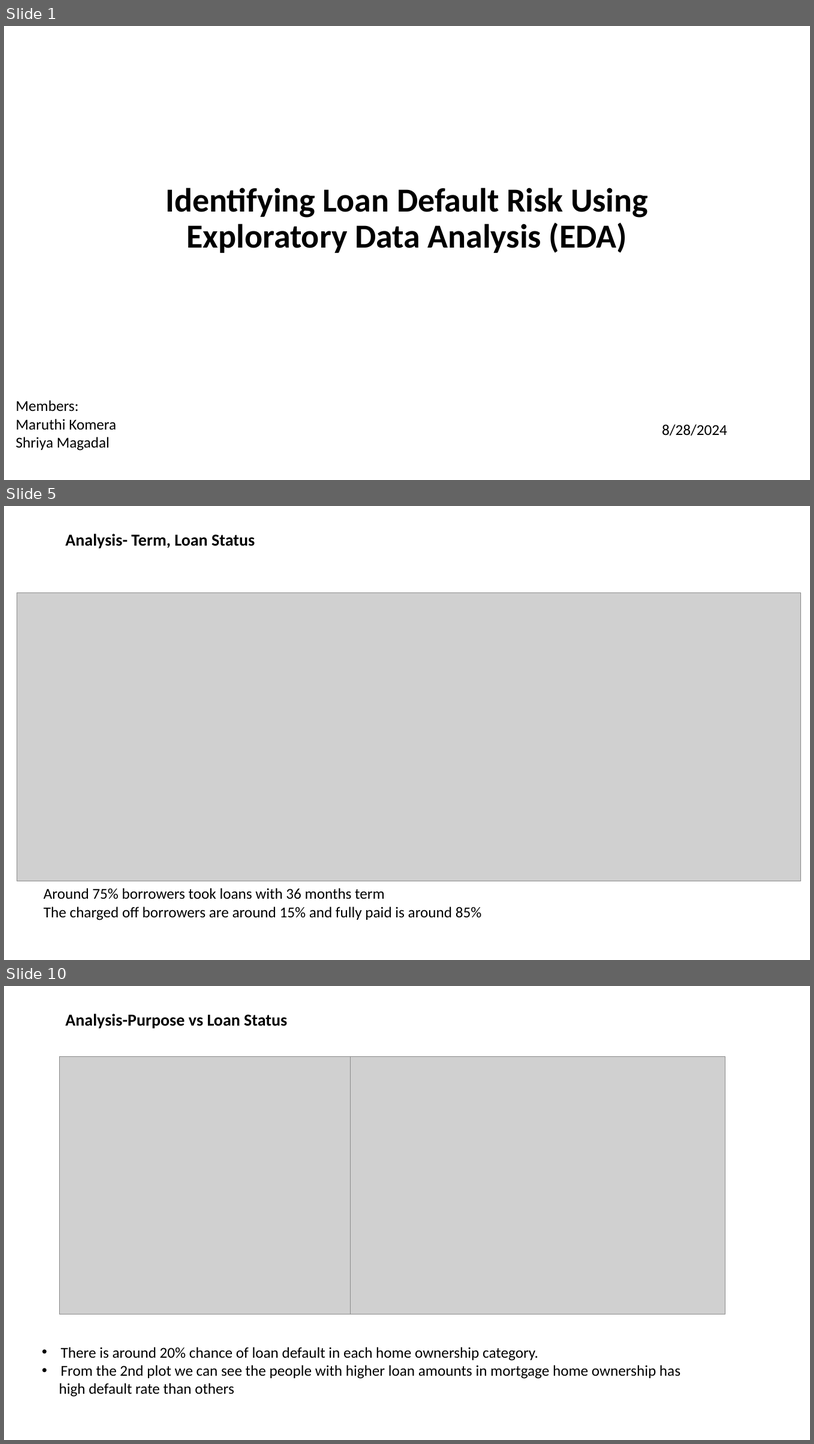
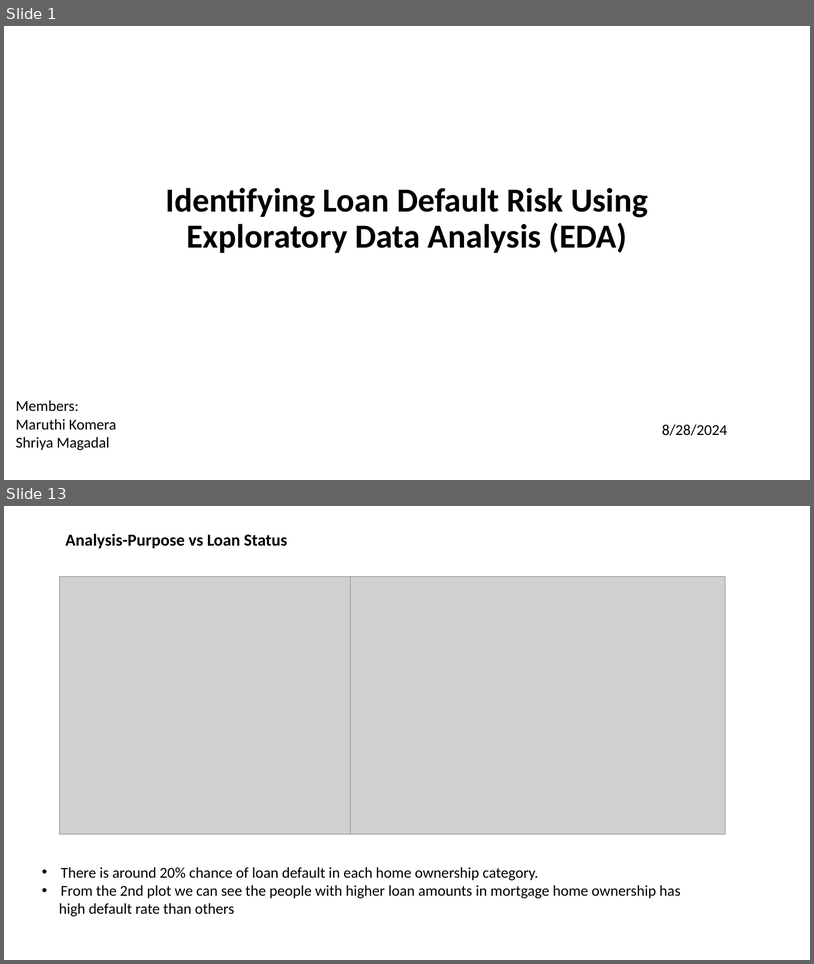
Before and after one commit to mkomera/Lending_ClubCase_Study, a slide deck: Lending_Club_Case_study.pptx. Shown one above the other, each under a label of ours: slides 1, 5 and 10 before the commit, slides 1 and 13 after it; the slides between them are not shown. The pictures are 814x1444 and 814x964 pixels, drawn with LibreOffice and Linux fonts; fonts in the diff are those of the drawing; grey boxes stand for pictures. Boxes give left, top, right and bottom in pixels: in the first picture for what was removed or moved away, otherwise in the second. Text is boxed around its words. In the diff, an @@ line names an element or a change of style, - is before the commit and + after.

```diff
--- a/Lending_Club_Case_study.pptx
+++ b/Lending_Club_Case_study.pptx
@@ slide 5 removed at (4, 506, 810, 960), background #FFFFFF @@
@@ title removed at (65, 534, 255, 549) @@
-Analysis- Term, Loan Status
@@ picture removed at (17, 593, 802, 881) @@
@@ text removed at (44, 888, 482, 920) @@
-Around 75% borrowers took loans with 36 months term
-The charged off borrowers are around 15% and fully paid is around 85%
@@ what was slide 10 is now slide 13 @@
```
Also in this commit, not shown: 6 slides changed, 5 slides added, 1 other slide removed.
